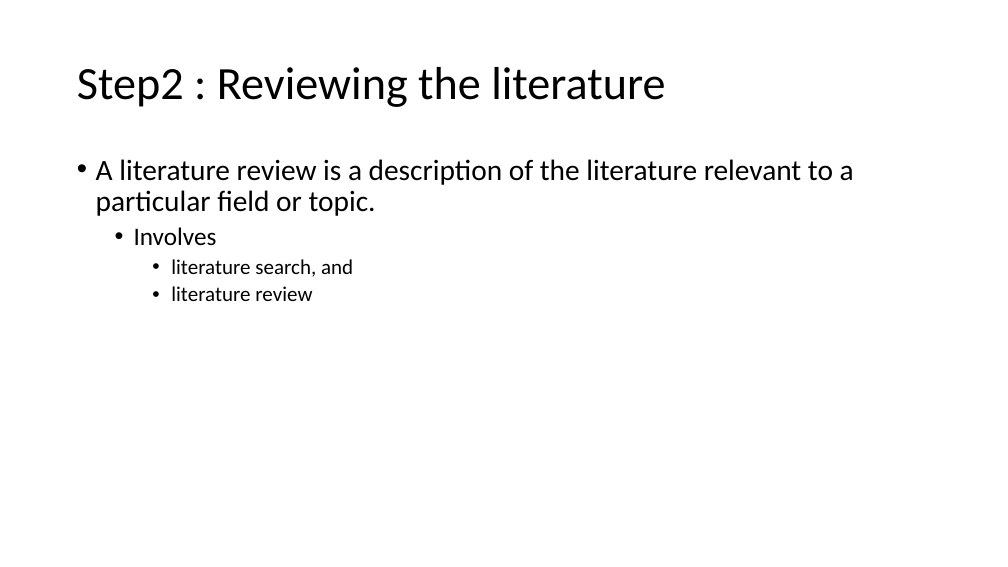
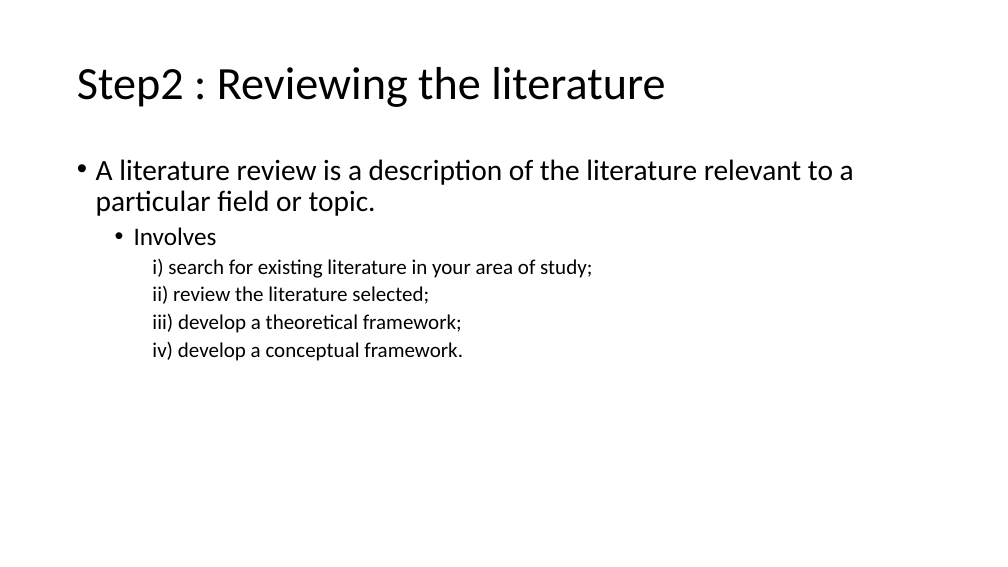
Before and after one commit to dlisbbau/mlis, a slide deck: slide 14 of Vinit-MLIS-104-01-Research Basics.pptx. Drawn at 1008x567 pixels with LibreOffice and Linux fonts; fonts in the diff are those of the drawing. Boxes give left, top, right and bottom in pixels: in the first picture for what was removed or moved away, otherwise in the second. Text is boxed around its words. In the diff, an @@ line names an element or a change of style, - is before the commit and + after.

Commit message:
17.08.2018

```diff
--- a/Vinit-MLIS-104-01-Research Basics.pptx
+++ b/Vinit-MLIS-104-01-Research Basics.pptx
@@ text at (x1=152, y1=259, x2=592, y2=361): text changed @@
-    • literature search, and
-    • literature review
+    i) search for existing literature in your area of study;
+    ii) review the literature selected;
+    iii) develop a theoretical framework;
+    iv) develop a conceptual framework.
```
Also in this commit, not shown: 3 other slides changed, 2 slides added, 1 slide removed.
